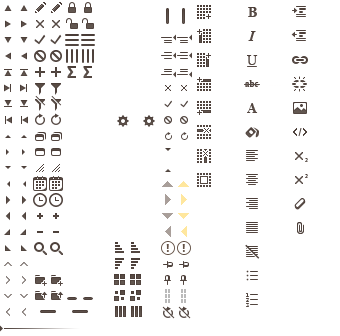
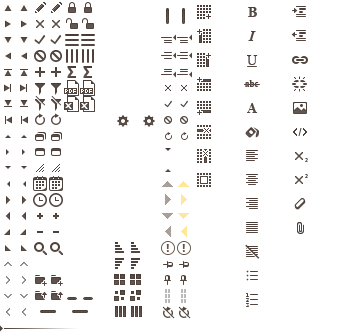
Before/after of a 340×336 layered artwork. What changed in the layer stack:
added group "Export" with 4 layers above "Sum" over [64, 80, 95, 112]
added layer "excel hover" in group "Export" over [80, 96, 95, 112]
added layer "excel" in group "Export" over [64, 96, 79, 112]
added layer "pdf hover" in group "Export" over [80, 80, 95, 96]
added layer "pdf" in group "Export" over [64, 80, 79, 96]
